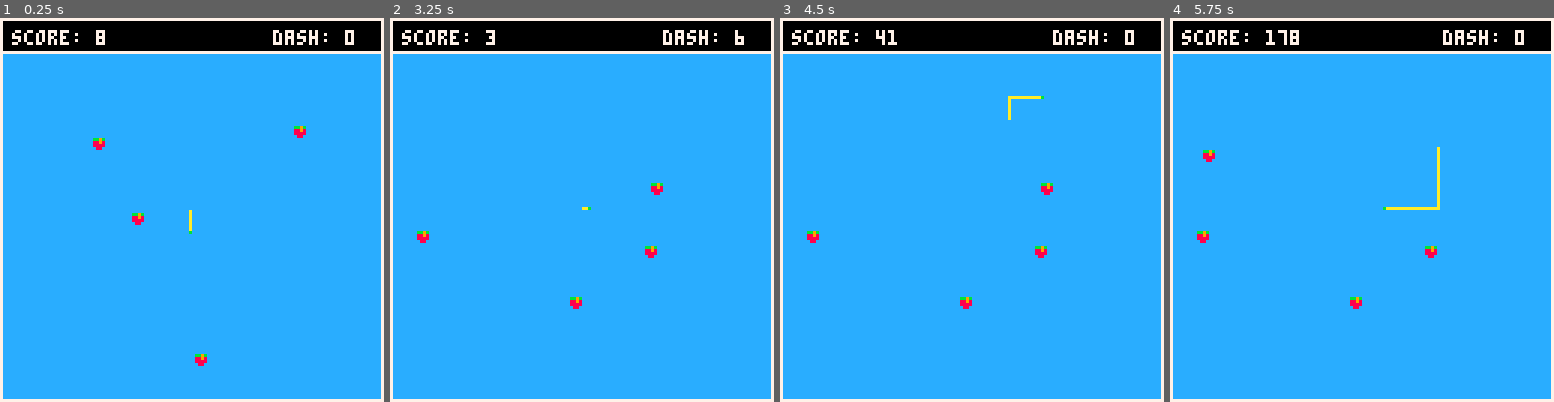
Above: before the commit, frames 1-4 (left to right).
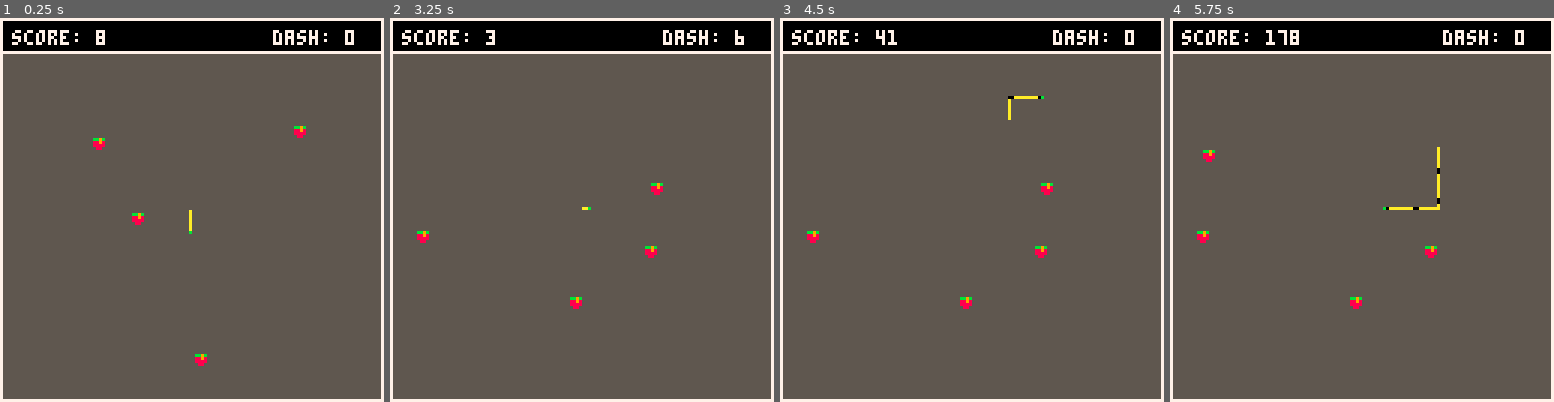
Above: after the commit, the same moments.

Repository: tmelot2/pico-8
Game: PICO-8 cartridge snake.p8
Same seed, same stepped clock (60 frames per second), same inputs: the game is played once before the commit and once after it.
Inputs:
- Up to frame 1 (0.25 s): no input
- Up to frame 2 (3.25 s): tap O (Z key) at 0.33, 0.7, 1.43, 2.22, 3.1 s; tap X (X key) at 1.07, 2.07, 2.4, 2.73, 3.07 s; hold Left 1.97-2.37 s; hold Down 2.42-2.82 s; hold Right from 2.87 s (still down)
- Up to frame 3 (4.5 s): tap X (X key) every 0.33 s from 3.4 to 4.4 s; release Right at 3.53 s; hold Up 3.58-4.08 s; tap O (Z key) at 3.98 s; hold Right from 4.13 s (still down)
- Up to frame 4 (5.75 s): release Right at 4.53 s; hold Down 4.58-5.08 s; tap X (X key) every 0.33 s from 4.73 to 5.73 s; tap O (Z key) at 4.87 s; hold Left from 5.13 s (still down)

The runs differ from the first frame. In frame 1, 88% of the frame differs, in the area x 0-100%, y 9-100%; in frame 2, 88%; in frame 3, 88%; in frame 4, 88%.

Commit message:
Added more colors

Diff:
--- a/snake.p8
+++ b/snake.p8
@@ -38,11 +38,18 @@
 dashframes=10
 
 -- graphics
+-- snake palettes
 snakepalettes = {
- plain = {8,10},
- texascoralsnake = {0,0,0,10,8,8,8,10}
+ plain = {3,3,3,2,2,1,0},
+ texascoralsnake = {0,0,0,10,8,8,8,10},
+ snakezero = {12,12,12,12,12,12,12,1,1,0,0},
+ snakorpion = {10,10,10,10,10,10,10,10,0,0},
+ rainbow = {7,7,14,14,8,8,9,9,10,10,11,11,3,3,12,12,2,2}
 }
-snakepalette = snakepalettes.plain
+snakepalette = snakepalettes.snakorpion
+
+-- background
+bgcolor = 5
 
 function _init()
   if (skiptitle==1) then scene = 1 end
@@ -217,7 +224,7 @@
 
 function gamedraw()
  -- bg
-  rectfill(0,0,screenwidth, screenheight, 12)
+  rectfill(0,0,screenwidth, screenheight, bgcolor)
  -- hud
   rectfill(0,0,screenwidth, 10, 0)
   -- border
@@ -339,7 +346,8 @@
   local i = 1
   for v in all(player.h) do
    if (v.x!=player.x or v.y!=player.y) then
-    pset(v.x,v.y,10)
+    local c = snakepalette[i%(#snakepalette)+1]
+    pset(v.x,v.y,c)
    end
    i += 1
   end
